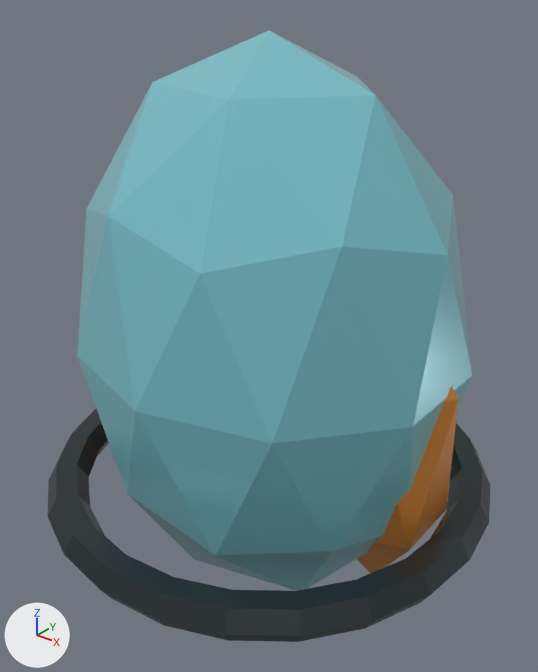
Two versions of the glTF model assets/models/items/item-somersloop/item-somersloop_variant_a.glb, one commit apart.
Before and after are seen from a 50 mm lens placed at (0.706, -0.883, 0.931), pointed at (-0.001, 0.001, 0.383). Every picture has the same lights, and +X, +Y and +Z are marked at lower left. The picture after the commit comes second. Objects named as collision shapes, trigger or cutter boxes, shadow casters or lower levels of detail are left out. Where no turn or scale is listed for an object, it has been applied to the vertices.

The first picture shows 'Crystal containment ring', 'Crystal shard', 'Faceted crystal'.
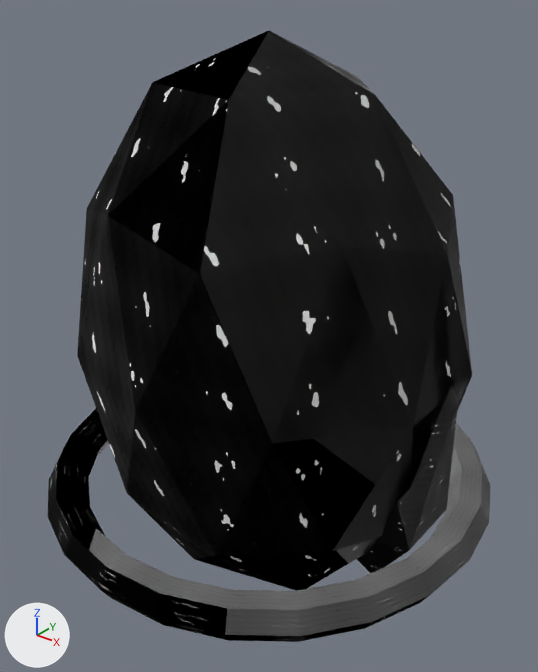
The newer file is also turned or shifted as a whole; pictures and numbers use the older file's frame.

Location of each change, [x1, y1, x2, y2] in pixels of the pictures (538 x 672 px):
'Faceted crystal', surface changed (cyan to black)
    both: [77, 31, 472, 591]
'Crystal containment ring', surface changed
    both: [47, 409, 490, 642]
'Crystal shard', surface changed (orange to black)
    both: [357, 386, 458, 573]

Diff of the bpy script that builds the scene:
```diff
--- a/assets/models/items/item-somersloop/item-somersloop_variant_a.glb.py
+++ b/assets/models/items/item-somersloop/item-somersloop_variant_a.glb.py
@@ img_glass_albedo @@
+img_glass_albedo = load_image('glass_albedo', '_unpacked/glass_albedo', 256, 256, 'sRGB')
@@ img_glass_roughness @@
+img_glass_roughness = load_image('glass_roughness', '_unpacked/glass_roughness', 256, 256, 'Non-Color')
@@ img_glass_height @@
+img_glass_height = load_image('glass_height', '_unpacked/glass_height', 256, 256, 'Non-Color')
@@ img_metal_height @@
+img_metal_height = load_image('metal_height', '_unpacked/metal_height', 256, 256, 'Non-Color')
@@ img_metal_albedo @@
+img_metal_albedo = load_image('metal_albedo', '_unpacked/metal_albedo', 256, 256, 'sRGB')
@@ img_metal_roughness_001 @@
+img_metal_roughness_001 = load_image('metal_roughness.001', '_unpacked/metal_roughness.001', 256, 256, 'Non-Color')
@@ img_metal_roughness @@
+img_metal_roughness = load_image('metal_roughness', '_unpacked/metal_roughness', 256, 256, 'Non-Color')
@@ mat_item_graphite_alloy @@
 mat_item_graphite_alloy = bpy.data.materials.new('Item graphite alloy')
-# nodes: BsdfPrincipled, OutputMaterial
-# colours: dark grey #424b4d
+# nodes: BsdfPrincipled, Math, NormalMap, OutputMaterial, SeparateColor, TexImage x3
+# uses the picture img_metal_albedo
+# uses the picture img_metal_height
+# uses the picture img_metal_roughness
@@ mat_item_amber_enamel @@
 mat_item_amber_enamel = bpy.data.materials.new('Item amber enamel')
-# nodes: BsdfPrincipled, OutputMaterial
-# colours: orange #ed9945
+# nodes: BsdfPrincipled, Math, NormalMap, OutputMaterial, SeparateColor, TexImage x3
+# uses the picture img_metal_albedo
+# uses the picture img_metal_height
+# uses the picture img_metal_roughness_001
@@ mat_item_crystal @@
 mat_item_crystal = bpy.data.materials.new('Item crystal')
-# nodes: BsdfPrincipled, OutputMaterial
-# colours: cyan #81c8d3
+# nodes: BsdfPrincipled, Math, NormalMap, OutputMaterial, SeparateColor, TexImage x3
+# uses the picture img_glass_albedo
+# uses the picture img_glass_height
+# uses the picture img_glass_roughness
```
